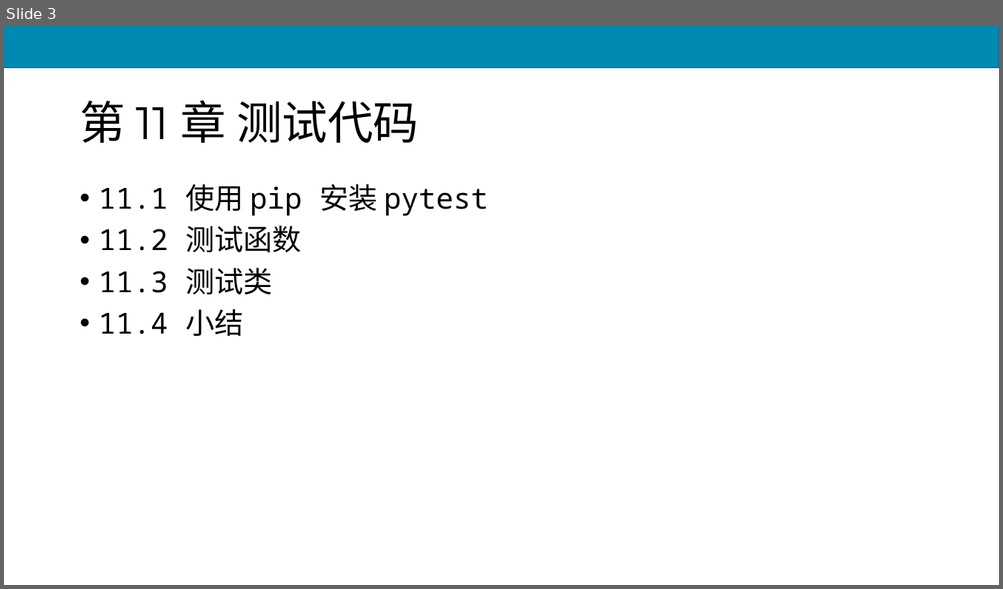
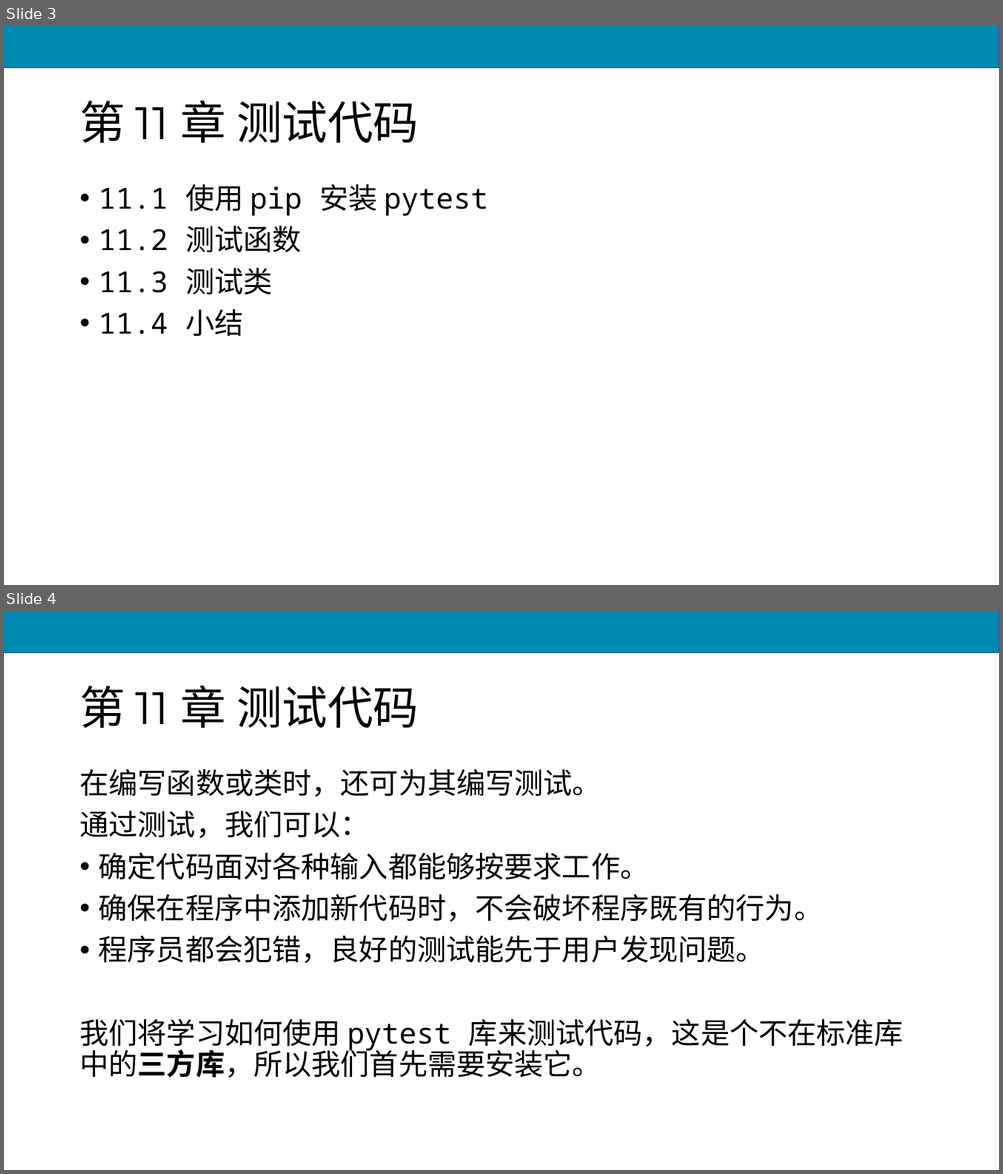
Before and after one commit to scruel/pcc_3e_slides, a slide deck: PPT/python11.pptx. Shown one above the other, each under a label of ours: slide 3 before the commit, slides 3 and 4 after it. The pictures are 1003x589 and 1003x1174 pixels, drawn with LibreOffice and Linux fonts; fonts in the diff are those of the drawing. Boxes give left, top, right and bottom in pixels: in the first picture for what was removed or moved away, otherwise in the second. Text is boxed around its words. In the diff, an @@ line names an element or a change of style, - is before the commit and + after.

```diff
--- a/PPT/python11.pptx
+++ b/PPT/python11.pptx
@@ slide 4 added at <box>4,611,999,1170</box>, background #FFFFFF; not listed: 1 template element that a slide beside it also shows @@
@@ title added at <box>79,685,418,728</box>, 44 pt, text #000000 @@
+第 11 章 测试代码
@@ text added at <box>79,769,903,1078</box>, 28 pt, text #000000 @@
+在编写函数或类时，还可为其编写测试。
+通过测试，我们可以：
+• 确定代码面对各种输入都能够按要求工作。
+• 确保在程序中添加新代码时，不会破坏程序既有的行为。
+• 程序员都会犯错，良好的测试能先于用户发现问题。
+我们将学习如何使用 pytest 库来测试代码，这是个不在标准库中的三方库，所以我们首先需要安装它。
```
Also in this commit, not shown: 3 slides changed, 52 other slides added, 19 slides removed, 5 other files.
